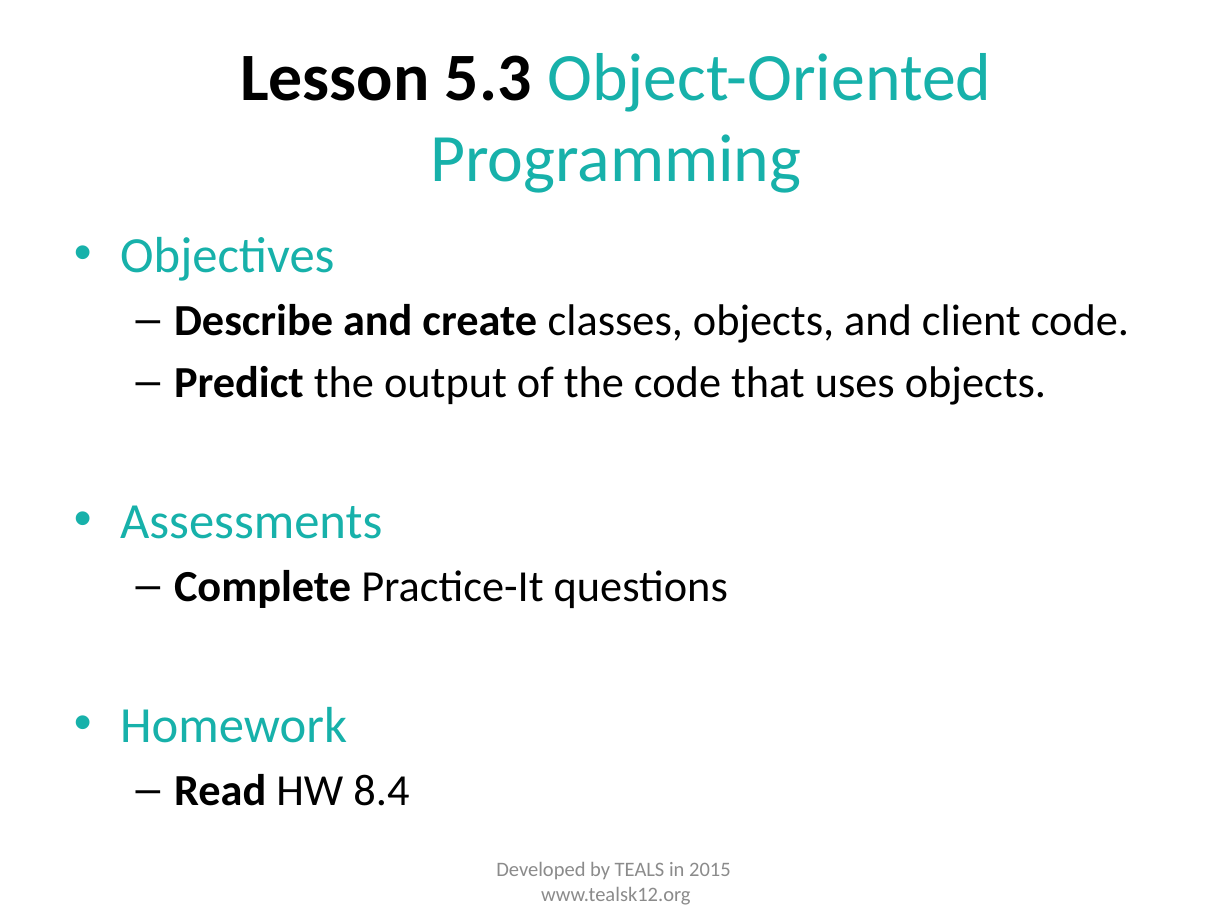
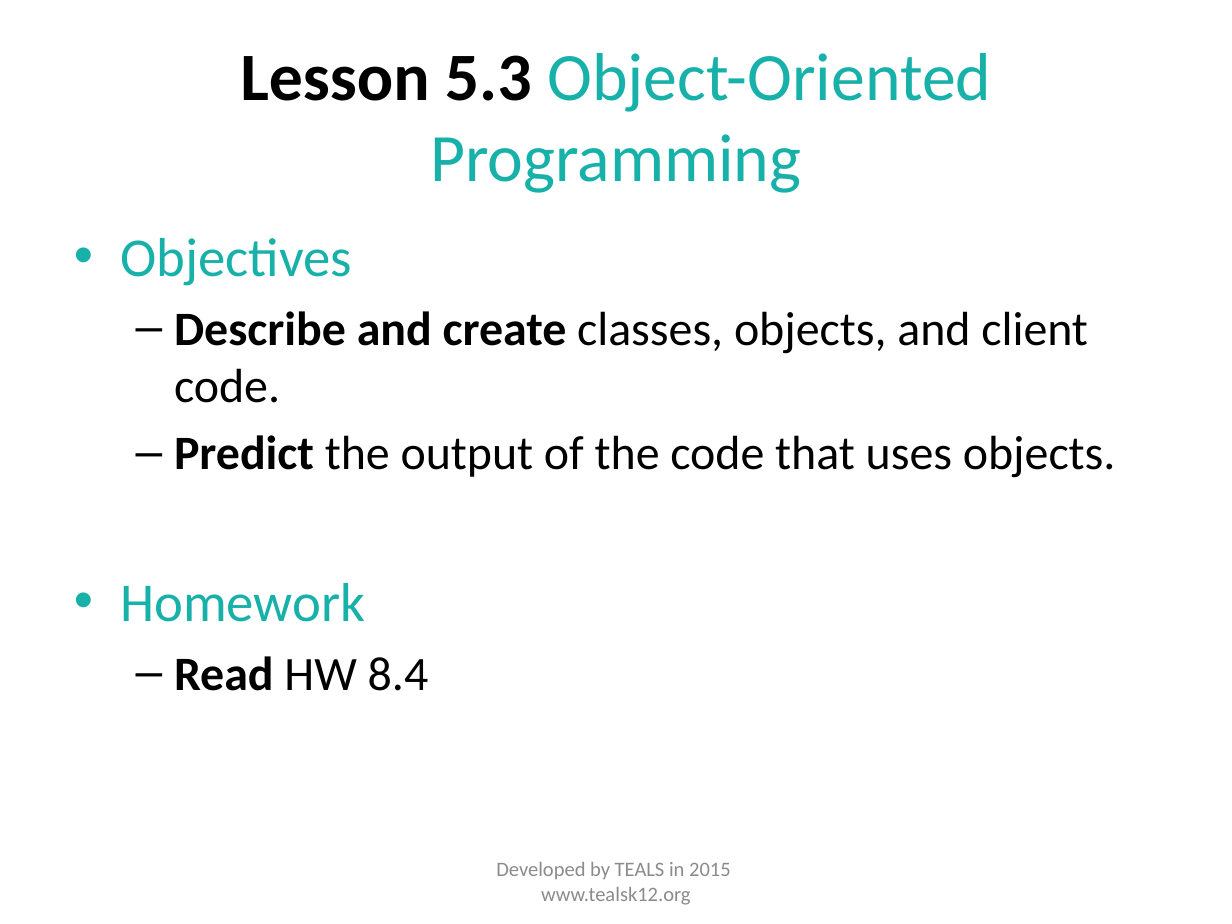
Before and after one commit to TEALSK12/apcsa-public, a slide deck: slide 4 of curriculum/Unit5/Unit 5 Slides.pptx. Drawn at 1232x924 pixels with LibreOffice and Linux fonts; fonts in the diff are those of the drawing. Boxes give left, top, right and bottom in pixels: in the first picture for what was removed or moved away, otherwise in the second. Text is boxed around its words. In the diff, an @@ line names an element or a change of style, - is before the commit and + after.

```diff
--- a/curriculum/Unit5/Unit 5 Slides.pptx
+++ b/curriculum/Unit5/Unit 5 Slides.pptx
@@ text "Objectives" at [120, 238, 1116, 691]: size 29.6 to 32 pt in "Objectives", "Homework"; size 25.9 to 28 pt in "Describe and create classes, objects, and client ...", "Predict the output of the code that ...", "Read HW 8.4" @@
@@ text at [120, 505, 728, 608]: paragraphs removed @@
-• Assessments
-  – Complete Practice-It questions
```
Also in this commit, not shown: 1 other slide changed, 12 other files.
